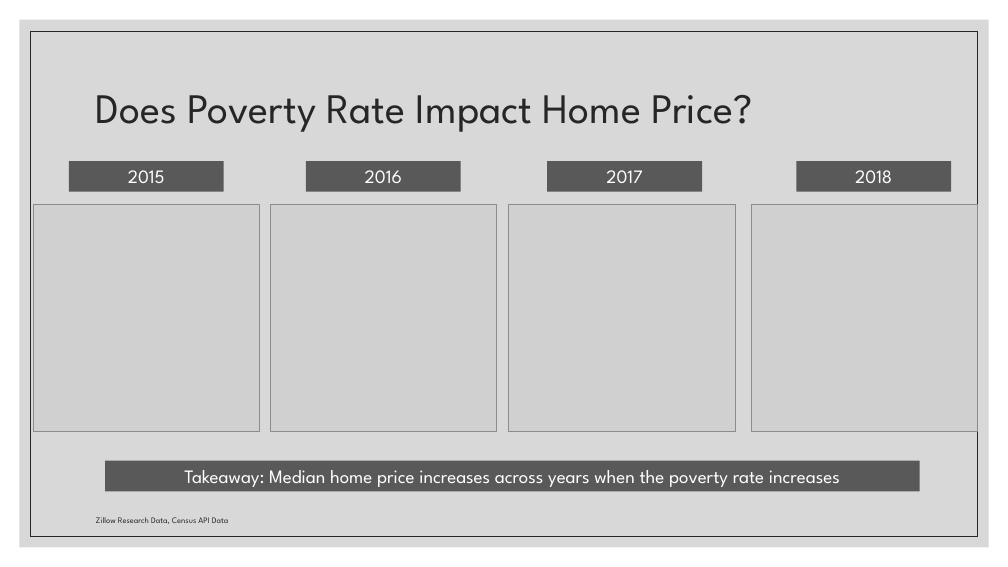
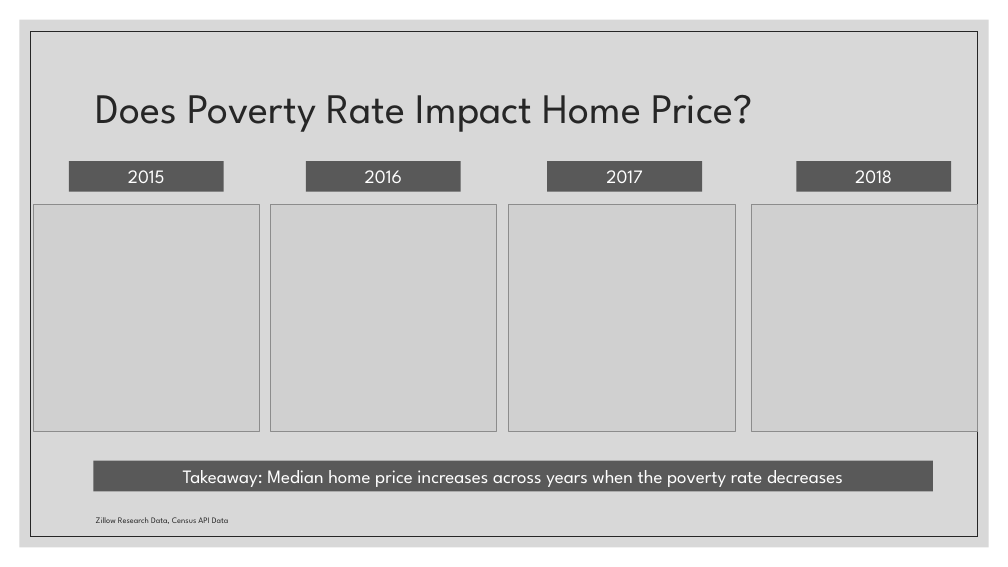
Before and after one commit to yanthedeveloper/Project1, a slide deck: slide 13 of Project 1 Div 101 Updated Slides.pptx (slide 11 before the commit). Drawn at 1008x567 pixels with LibreOffice and Linux fonts; fonts in the diff are those of the drawing; grey boxes stand for pictures. Boxes give left, top, right and bottom in pixels: in the first picture for what was removed or moved away, otherwise in the second. Text is boxed around its words. In the diff, an @@ line names an element or a change of style, - is before the commit and + after.

```diff
--- a/Project 1 Div 101 Updated Slides.pptx
+++ b/Project 1 Div 101 Updated Slides.pptx
@@ rectangle "Takeaway: Median home price increases ...": place and size @@
-rectangle "Takeaway: Median home price increases ..." at bbox=[105, 461, 920, 491]
+rectangle "Takeaway: Median home price increases ..." at bbox=[93, 461, 932, 491]
@@ text in rectangle at bbox=[183, 470, 843, 487]: text changed @@
-Takeaway: Median home price increases across years when the poverty rate increases
+Takeaway: Median home price increases across years when the poverty rate decreases
```
Also in this commit, not shown: 2 other slides changed, 4 slides added, 2 slides removed, 1 other file.
